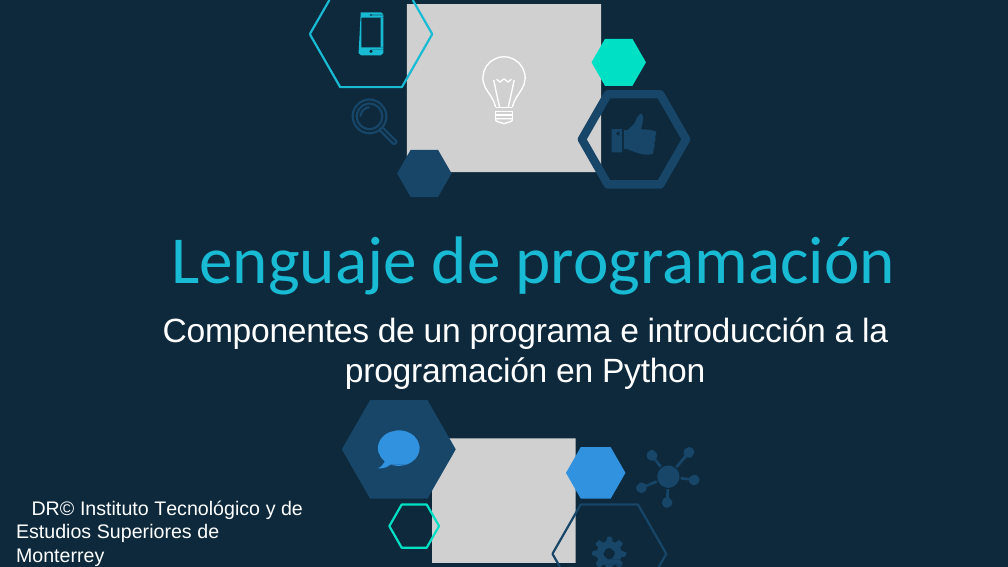
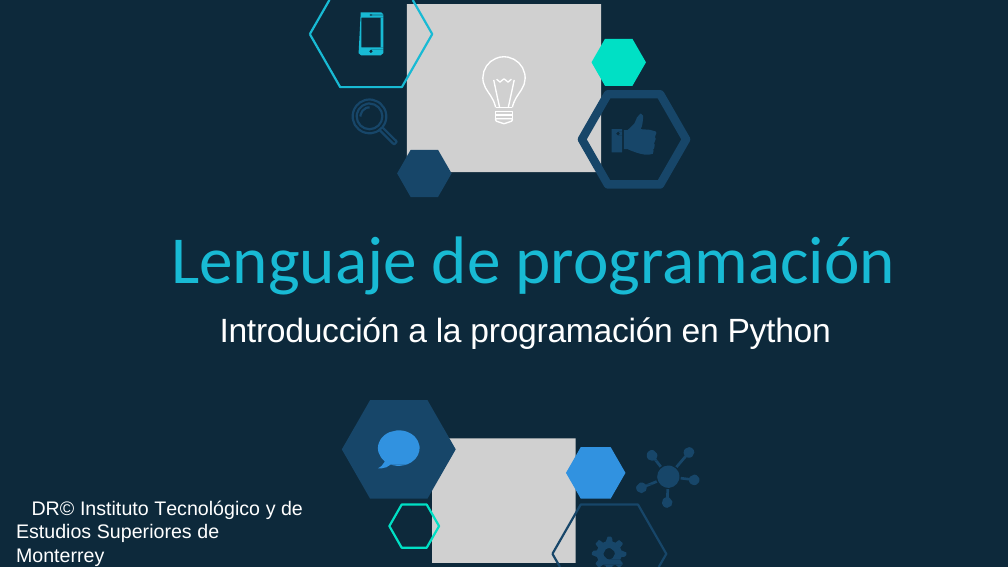
Before and after one commit to lizetheP/PensamientoC, a slide deck: slide 1 of Calendario2019/Presentaciones/1_4_IntroduccionPython.pptx. Drawn at 1008x567 pixels with LibreOffice and Linux fonts; fonts in the diff are those of the drawing; grey boxes stand for pictures. Boxes give left, top, right and bottom in pixels: in the first picture for what was removed or moved away, otherwise in the second. Text is boxed around its words. In the diff, an @@ line names an element or a change of style, - is before the commit and + after.

```diff
--- a/Calendario2019/Presentaciones/1_4_IntroduccionPython.pptx
+++ b/Calendario2019/Presentaciones/1_4_IntroduccionPython.pptx
@@ text at (x1=220, y1=317, x2=831, y2=349): text changed @@
-Componentes de un programa e introducción a la programación en Python
+Introducción a la programación en Python
```
Also in this commit, not shown: 2 other slides changed, 14 slides removed, 18 other files.
